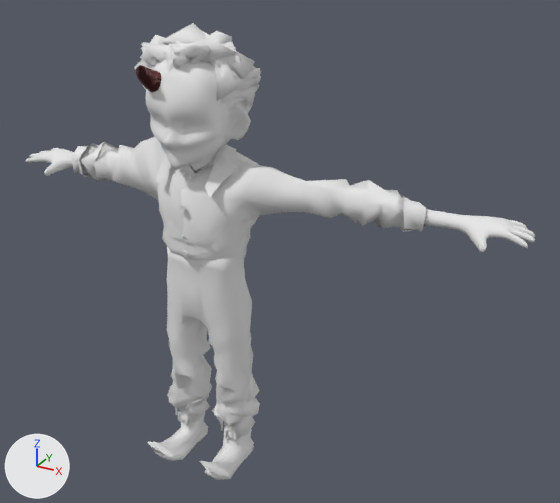
Renders of the FBX model Assets/_GoodCopBadCop/_Models/uncanny rumpeltstilskin/mutated version.fbx from each side of a commit.
The view is the same before and after, from a camera (50 mm lens) standing at (1.92, -2.77, 2.59) and looking at (0.35, 0.09, 1.16). The lights are fixed; the arrows at lower left show +X, +Y and +Z. The first picture is the older version.

Objects in the first picture: 'Boy button_3', 'Retopo_Boy body.001', 'Retopo_Thick Monster Fang', 'boy hairstyle'.
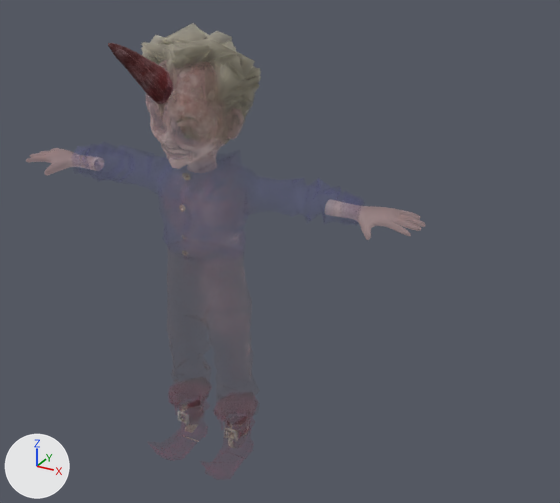
Where the newer file only moved an object's origin or applied its transform, the numbers keep the older frame.

What differs and where, as boxes (x1, y1, x2, y2) in the pictures (560 x 503 px; the box of a moved part takes in the faces that stretch with it):
'Boy button_3', recoloured, reshaped, surface changed: before (71, 137, 426, 480); after (178, 173, 249, 448)
'Retopo_Boy body.001', recoloured, reshaped: before (26, 60, 535, 253); after (70, 60, 381, 240)
'boy hairstyle', recoloured, surface changed (white to grey): (141, 23, 261, 145) in both
'Retopo_Short Thick Horn', added (brown): after (108, 43, 173, 104)
'Retopo_Thick Monster Fang', deleted (brown): before (136, 65, 161, 92)
part 1 of me_mesh_001, moved or reshaped: before (424, 209, 535, 253); after (325, 199, 381, 240)
part 2 of me_mesh_001, moved or reshaped: before (158, 66, 251, 160); after (161, 71, 244, 160)
part 3 of me_boy__008, moved or reshaped (not visible afterwards): before (112, 137, 426, 291)
part 4 of me_boy__008, surface changed: before (71, 137, 426, 480); after (178, 173, 249, 448)
part 5 of me_boy__003, surface changed (white to grey): before (134, 23, 261, 145); after (141, 23, 261, 145)

The edits, one by one:
Picture 'rumpelt mutated.png' (img_rumpelt_mutated_png) is new.
Material 'base rumpelt' (mat_base_rumpelt) is new.
Uses the picture img_rumpelt_mutated_png.
me_boy__008 is used by ob_boy_button_3; location (0.007, -0.164, 1.091).
me_boy__008 had 1850 vertices, 1760 faces and spanned x -0.77..1.04, y -0.2..0.47, z -1.1..0.59.
me_boy__008 no longer uses material mat_material_002 (white #e7e7e7).
me_boy__008 now has 1850 vertices, 1760 faces and spans x -0.77..0.78, y -0.2..0.33, z -1.1..0.52.
me_boy__008 part 3: 272 of 1850 vertices moved; they spanned x -0.47..1.04, y -0.02..0.47, z -0.04..0.59 and now span x -0.46..0.78, y -0.02..0.32, z -0.03..0.52; mean shift (-0.06, -0.03, -0.01); largest move (1.03, 0.19, 0.33) -> (0.77, 0.13, 0.33).
me_boy__008 part 4: texture (UV) coordinates of 1760 of 1760 faces, centred in x -0.76..1.03, y -0.12..0.47, z -1.1..0.58, changed; they spanned u 0.0..1.0, v 0.0..1.0 and now span u 0.01..0.99, v 0.01..0.99.
me_boy__008 gains material mat_base_rumpelt.
me_boy__003 has 940 vertices, 806 faces and spans x -0.275..0.283, y -0.206..0.242, z 1.61..2.155.
me_boy__003 is used by ob_boy_hairstyle; location (0.0, 0.0, 0.0).
me_boy__003 no longer uses material mat_material_003 (white #e7e7e7).
me_boy__003 part 5: texture (UV) coordinates of 806 of 806 faces, centred in x -0.266..0.266, y -0.181..0.235, z 1.612..2.111, changed; they spanned u 0.0..1.0, v 0.0..1.0 and now span u 0.1..0.99, v 0.01..0.99.
me_boy__003 gains material mat_base_rumpelt.
me_mesh_001 is used by ob_retopo_boy_body_001; location (0.0, 0.0, 0.0).
me_mesh_001 had 2071 vertices, 2040 faces and spanned x -1.05..1.47, y -0.25..0.19, z 1.39..2.03.
me_mesh_001 no longer uses material mat_material_001 (white #e7e7e7).
me_mesh_001 now has 2071 vertices, 2040 faces and spans x -1.05..1.04, y -0.27..0.19, z 1.39..2.03.
me_mesh_001 part 1: 635 of 2071 vertices moved; they spanned x 0.95..1.47, y -0.05..0.15, z 1.41..1.5 and now span x 0.62..1.04, y -0.11..0.09, z 1.39..1.49; mean shift (-0.42, -0.06, -0.02); largest move (1.36, 0.01, 1.47) -> (0.91, -0.06, 1.45).
me_mesh_001 part 2: 227 of 2071 vertices moved; they spanned x -0.04..0.27, y -0.25..0.08, z 1.64..1.98 and now span x -0.03..0.24, y -0.27..0.08, z 1.64..1.98; mean shift (0.0, -0.02, 0.0); largest move (0.09, -0.18, 1.78) -> (0.11, -0.25, 1.76).
me_mesh_001 gains material mat_base_rumpelt.
Mesh me_mesh_1 is new.
It has 243 vertices, 241 faces and spans x -0.089..0.098, y -0.101..0.123, z -0.128..0.125.
It uses material mat_horn (picture img_horn_base_color_png).
Object 'Retopo_Thick Monster Fang' (ob_retopo_thick_monster_fang) is deleted.
Object 'Retopo_Short Thick Horn' (ob_retopo_short_thick_horn) is new; it shows me_mesh_1.
Its location is (-0.093, -0.249, 1.989).
